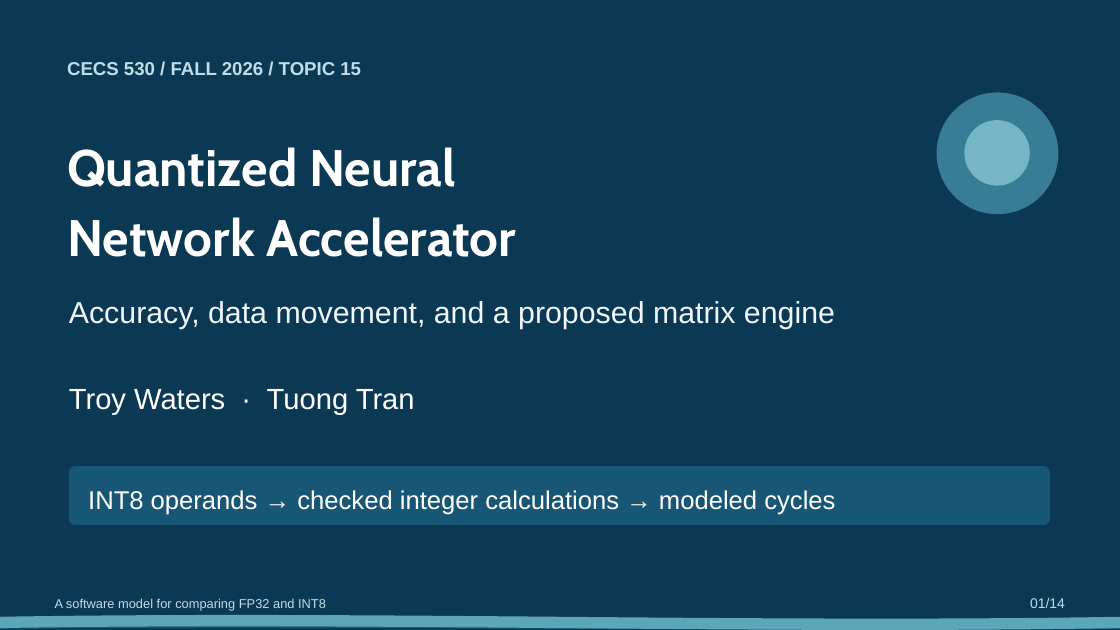
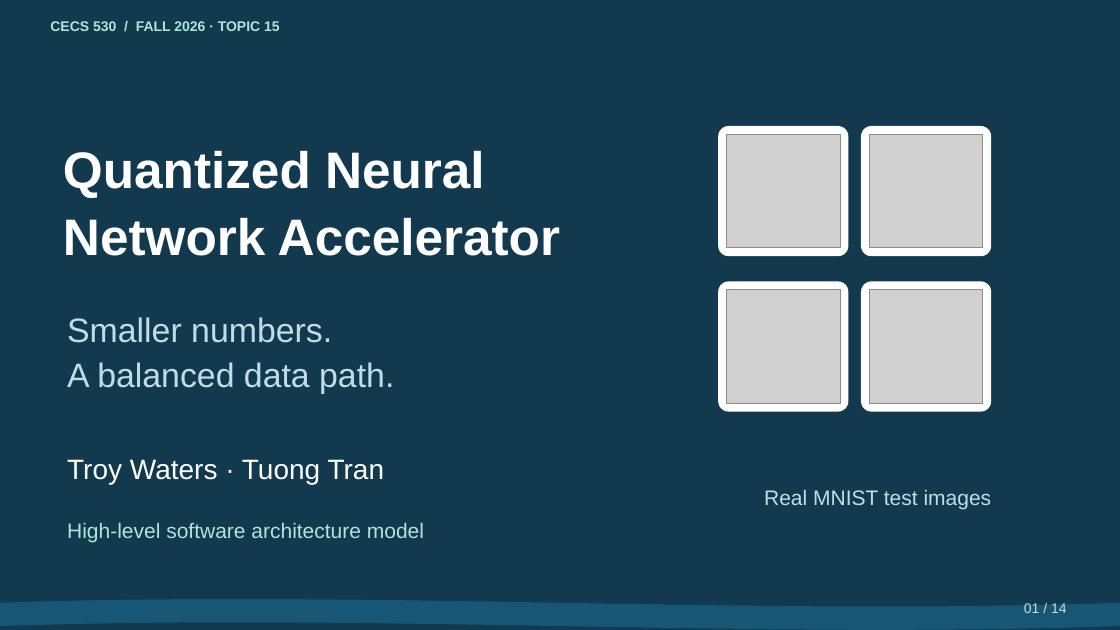
Before and after one commit to EnragedWaters/CECS-530-Quantized-Neural-Network-Accelerator, a slide deck: slide 1 of presentation/project-presentation.pptx. Drawn at 1120x630 pixels with LibreOffice and Linux fonts; fonts in the diff are those of the drawing; grey boxes stand for pictures. Boxes give left, top, right and bottom in pixels: in the first picture for what was removed or moved away, otherwise in the second. Text is boxed around its words. In the diff, an @@ line names an element or a change of style, - is before the commit and + after.

Commit message:
Replace the opening text with visual explanations
Rebuild the first seven slides with real MNIST images, a relevant FPGA-board photo, editable data-flow and architecture diagrams, and a six-cycle timeline. Preserve the original speaking detail and export the matching 18-page PDF.

```diff
--- a/presentation/project-presentation.pptx
+++ b/presentation/project-presentation.pptx
@@ background #0B3853 to #12394E @@
@@ text at (x1=50, y1=21, x2=280, y2=31): text changed; size 16 to 12 pt; text colour #C0DDE7 to #ACE6D8 @@
-CECS 530 / FALL 2026 / TOPIC 15
+CECS 530 / FALL 2026 · TOPIC 15
@@ ellipse removed at (x1=937, y1=92, x2=1059, y2=214) @@
@@ text "Quantized Neural" at (x1=63, y1=150, x2=560, y2=256): font Cabin to Arial; line spacing 1.08 to 1.05; less space between paragraphs @@
@@ rounded rectangle added at (x1=718, y1=126, x2=849, y2=256), fill #FFFFFF @@
@@ picture added at (x1=727, y1=134, x2=840, y2=248) @@
@@ rounded rectangle added at (x1=861, y1=126, x2=991, y2=256), fill #FFFFFF @@
@@ picture added at (x1=870, y1=134, x2=983, y2=248) @@
@@ ellipse removed at (x1=965, y1=120, x2=1030, y2=186) @@
@@ rounded rectangle added at (x1=718, y1=281, x2=849, y2=412), fill #FFFFFF @@
@@ picture added at (x1=727, y1=290, x2=840, y2=403) @@
@@ rounded rectangle added at (x1=861, y1=281, x2=991, y2=412), fill #FFFFFF @@
@@ picture added at (x1=870, y1=290, x2=983, y2=403) @@
@@ text added at (x1=67, y1=317, x2=394, y2=394), 29 pt, text #C0DDE7 @@
+Smaller numbers.
+A balanced data path.
@@ text removed at (x1=69, y1=301, x2=835, y2=329) @@
-Accuracy, data movement, and a proposed matrix engine
@@ text "Troy Waters · Tuong Tran" moved from (x1=69, y1=389, x2=415, y2=415) to (x1=67, y1=459, x2=385, y2=484) @@
@@ text "Troy Waters · Tuong Tran" at (x1=67, y1=459, x2=385, y2=484): size 25 to 24 pt; line spacing 1.08 to 1.05; less space between paragraphs @@
@@ rounded rectangle removed at (x1=69, y1=466, x2=1050, y2=525) @@
@@ text removed at (x1=88, y1=490, x2=835, y2=515) @@
-INT8 operands → checked integer calculations → modeled cycles
@@ text added at (x1=764, y1=490, x2=992, y2=509), 18 pt, text #C0DDE7 @@
+Real MNIST test images
@@ text added at (x1=67, y1=523, x2=424, y2=543), 18 pt, text #ACE6D8 @@
+High-level software architecture model
@@ wave resized from (x1=0, y1=615, x2=1120, y2=630) to (x1=0, y1=599, x2=1120, y2=630) @@
@@ wave at (x1=0, y1=599, x2=1120, y2=630): fill #5BA7B8 to #175675 @@
@@ text removed at (x1=55, y1=598, x2=326, y2=611) @@
-A software model for comparing FP32 and INT8
@@ wave removed at (x1=0, y1=621, x2=1120, y2=630) @@
@@ text at (x1=1024, y1=603, x2=1067, y2=613): text changed @@
-01/14
+01 / 14
```
Also in this commit, not shown: 5 other slides changed, 1 slide added, 1 slide removed, 11 other files.
